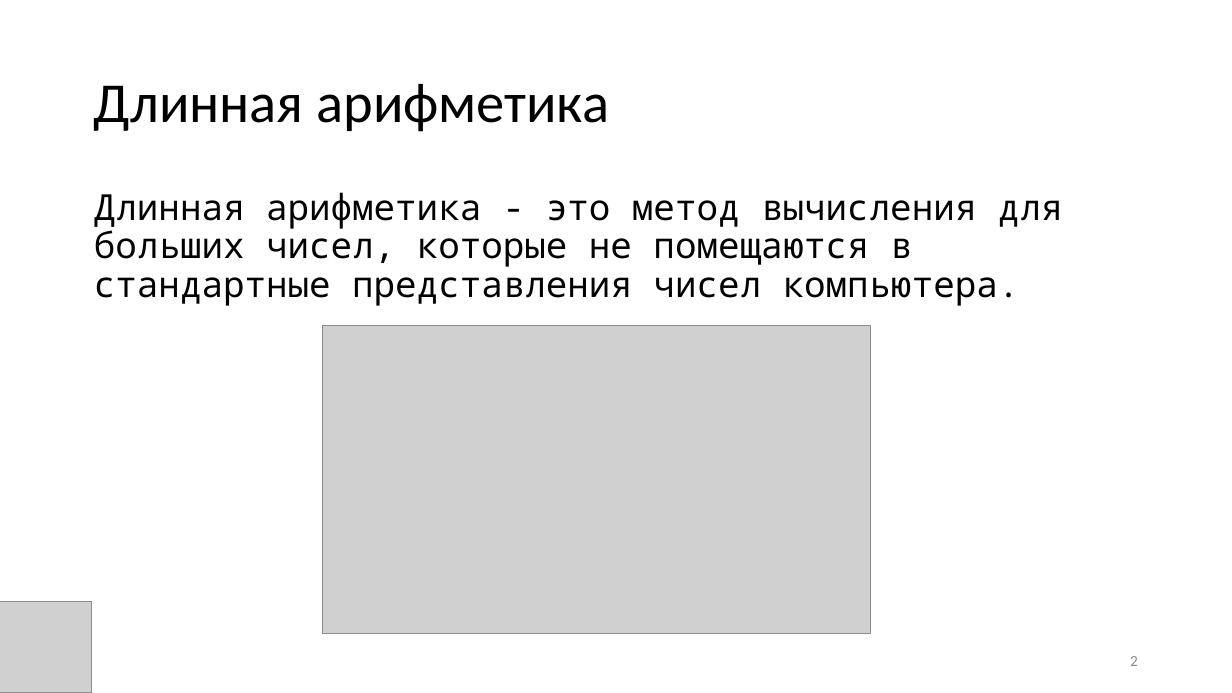
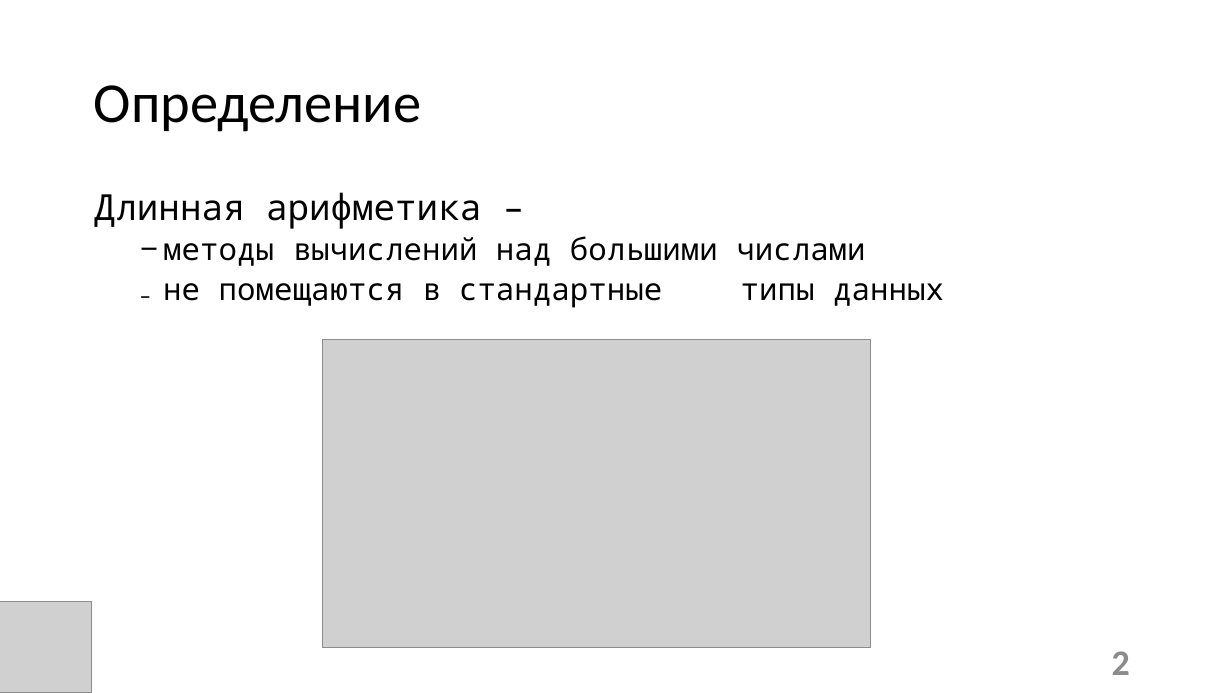
Before and after one commit to candyliving/fefu_long_arithmetic, a slide deck: slide 2 of Эффективная длинная арифметика.pptx. Drawn at 1232x693 pixels with LibreOffice and Linux fonts; fonts in the diff are those of the drawing; grey boxes stand for pictures. Boxes give left, top, right and bottom in pixels: in the first picture for what was removed or moved away, otherwise in the second. Text is boxed around its words. In the diff, an @@ line names an element or a change of style, - is before the commit and + after.

```diff
--- a/Эффективная длинная арифметика.pptx
+++ b/Эффективная длинная арифметика.pptx
@@ title at [94, 85, 421, 132]: text changed @@
-Длинная арифметика
+Определение
@@ text at [94, 192, 944, 308]: text changed; size 28 to 24 pt @@
-Длинная арифметика - это метод вычисления для больших чисел, которые не помещаются в стандартные представления чисел компьютера.
+Длинная арифметика –
+  − методы вычислений над большими числами
+  ₋ не помещаются в стандартные типы данных
@@ picture: place and size @@
-picture at [323, 326, 871, 634]
+picture at [323, 340, 871, 648]
@@ page number at [1112, 651, 1130, 675]: size 12 to 28 pt, bold on @@
```
Also in this commit, not shown: 10 other slides changed, 8 slides added, 1 other file.
